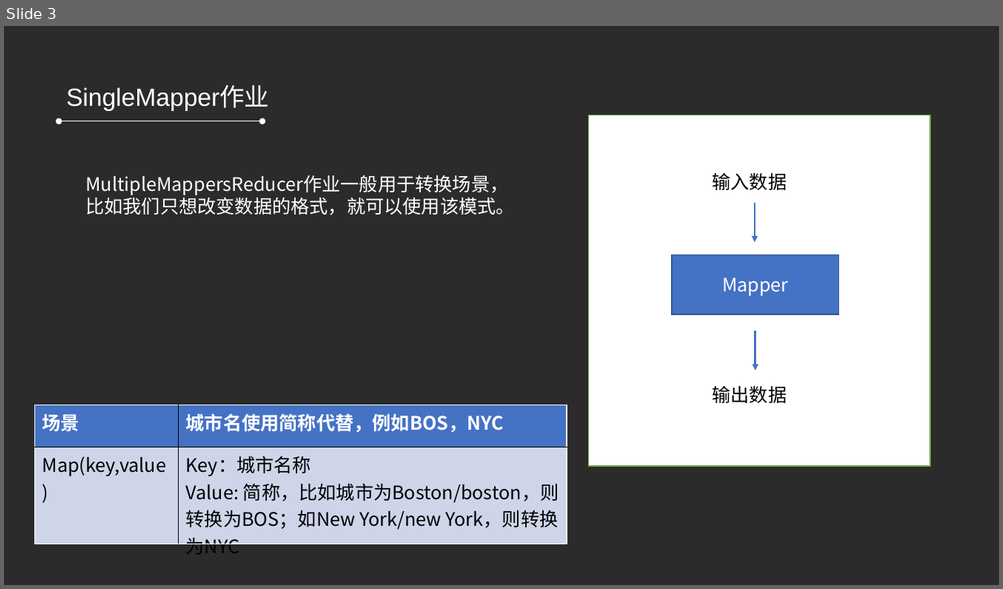
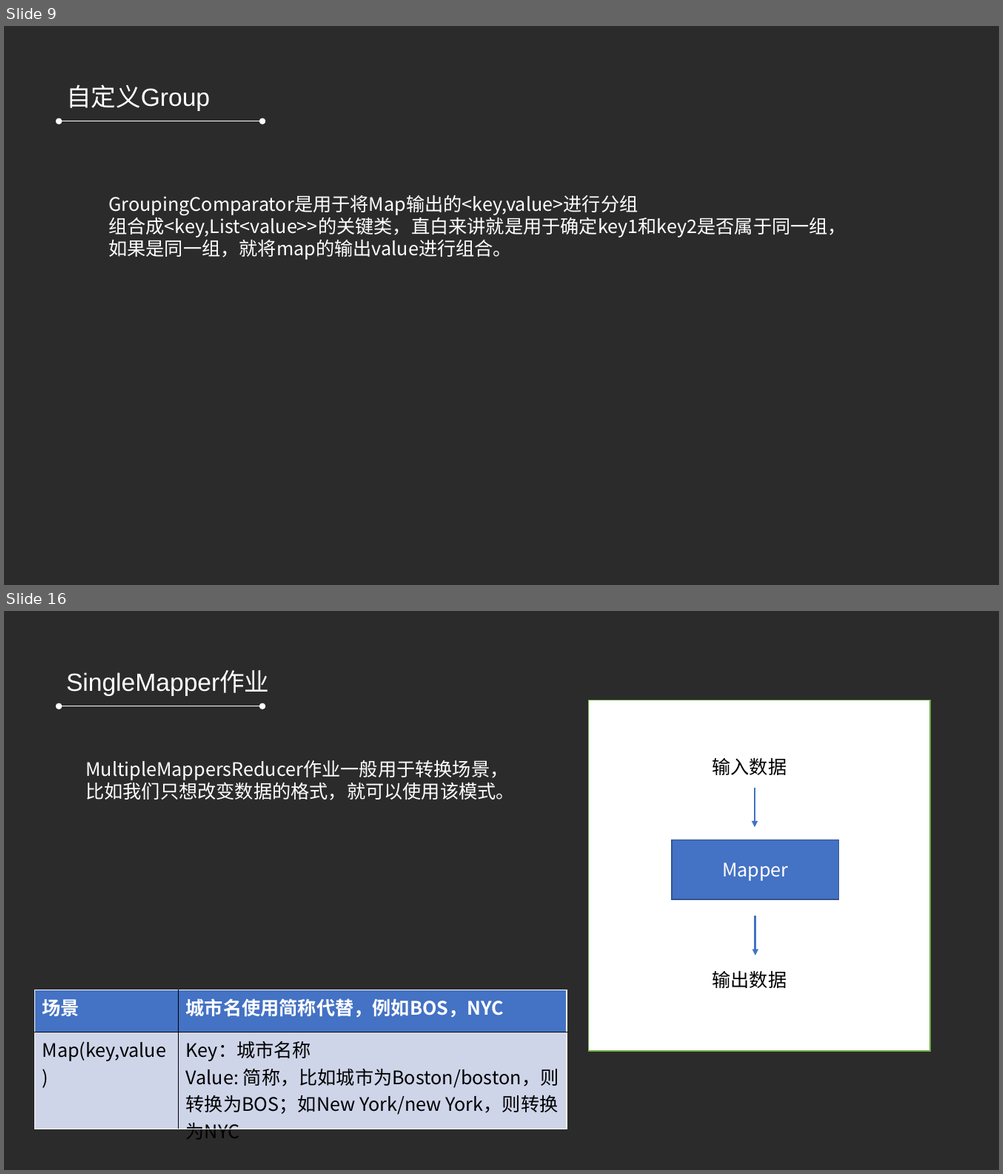
Before and after one commit to refuil/hadoopAction, a slide deck: 第五章 MapReduce高级程序设计.pptx. Shown one above the other, each under a label of ours: slide 3 before the commit, slides 9 and 16 after it; the slides between them are not shown. The pictures are 1003x589 and 1003x1174 pixels, drawn with LibreOffice and Linux fonts; fonts in the diff are those of the drawing; background and template pictures are left out; a plain dark background stands for a picture behind light text. Boxes give left, top, right and bottom in pixels: in the first picture for what was removed or moved away, otherwise in the second. Text is boxed around its words. In the diff, an @@ line names an element or a change of style, - is before the commit and + after.

```diff
--- a/第五章 MapReduce高级程序设计.pptx
+++ b/第五章 MapReduce高级程序设计.pptx
@@ slide 9 added at <box>4,26,999,585</box>, background picture (left out) @@
@@ text added at <box>66,84,210,111</box>, 24 pt, text #FFFFFF @@
+自定义Group
@@ double arrow added from (60, 121) to (262, 121), #FFFFFF 0.5 pt @@
@@ text added at <box>108,195,846,260</box>, 18 pt, text #FFFFFF @@
+GroupingComparator是用于将Map输出的<key,value>进行分组
+组合成<key,List<value>>的关键类，直白来讲就是用于确定key1和key2是否属于同一组，
+如果是同一组，就将map的输出value进行组合。
@@ what was slide 3 is now slide 16 @@
```
Also in this commit, not shown: 1 slide changed, 16 other slides added, 3 slides removed, 19 other files.
